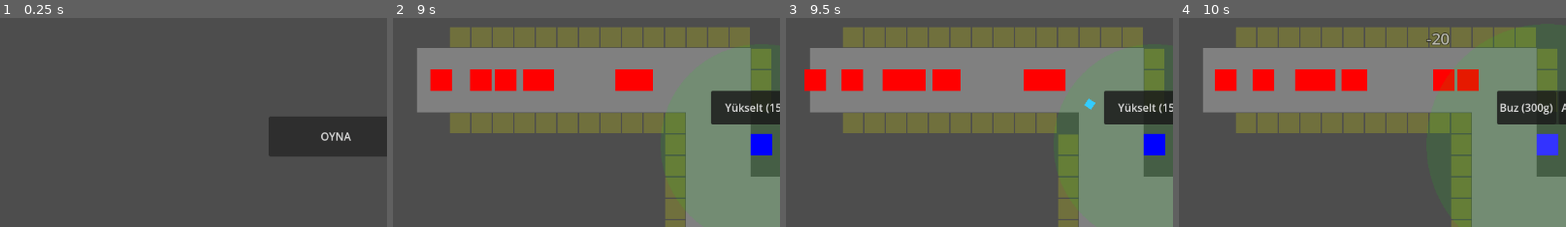
Above: before the commit, frames 1-4 (left to right).
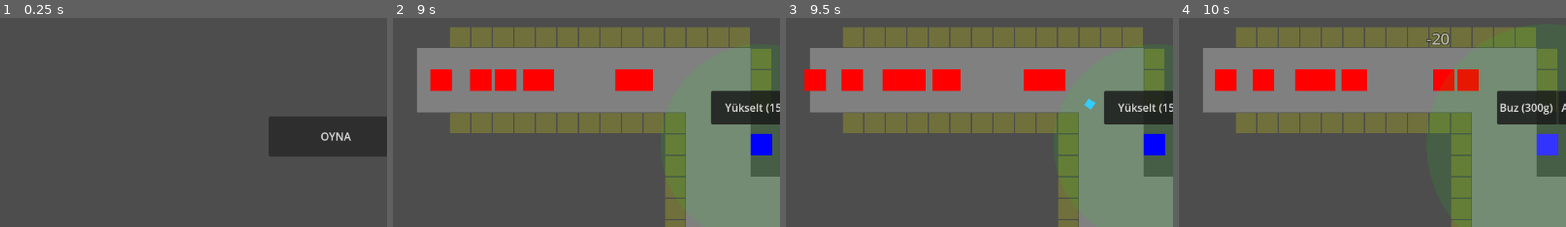
Above: after the commit, the same moments.

Repository: caanersen/TowerDefanse
Game: Godot game, scene res://_Project/Scenes/UI/MainMenu.tscn
Same seed, same stepped clock (60 frames per second), same inputs: the game is played once before the commit and once after it.
Inputs (mouse positions are % of the whole screen's width and height, from its top left):
- Up to frame 1 (0.25 s): no input
- Up to frame 2 (9 s): click "OYNA" at 0.5 s; click "Level 1" at 1.25 s; click "Okçu Kulesi" at 2 s; click "Büyücü Kulesi" at 2.75 s; click "Okçu Kulesi" at 3.5 s; click "Büyücü Kulesi" at 4.25 s; click "Okçu Kulesi" at 5 s; click "Büyücü Kulesi" at 5.75 s; move the mouse to (45, 69) at 6.52 s; click (45, 69) at 6.67 s; move the mouse to (80, 64) at 7.27 s; click (80, 64) at 7.42 s; move the mouse to (20, 32) at 8.02 s; click (20, 32) at 8.17 s; move the mouse to (55, 48) at 8.77 s; click (55, 48) at 8.92 s
- Up to frame 3 (9.5 s): no input
- Up to frame 4 (10 s): click "Yükselt (150g)" at 9.5 s
The pictures show only the part of the screen within x 7-57%, y 20-70%; the shares and areas given below are measured in that part.

Frames 1-2 are identical in both runs. In frame 3, 0.5% of the frame differs, in the area x 70-76%, y 45-56%; in frame 4, nothing differs.

Commit message:
Backup: Warg Enemy, Smart Targeting Mage, and Bug Fixes

Diff:
--- a/_Project/Scenes/Entities/Enemies/Troll.tscn
+++ b/_Project/Scenes/Entities/Enemies/Troll.tscn
@@ -9,8 +9,8 @@
 rotates = false
 loop = false
 script = ExtResource("1_script")
-speed = 50.0
-max_health = 70
+speed = 30.0
+max_health = 800
 gold_reward = 10
 
 [node name="Sprite" type="ColorRect" parent="."]
--- /dev/null
+++ b/_Project/Scenes/Entities/Enemies/Warg.tscn
@@ -0,0 +1,26 @@
+[gd_scene load_steps=3 format=3 uid="uid://warg_enemy"]
+
+[ext_resource type="Script" path="res://_Project/Scripts/Entities/BaseEnemy.gd" id="1_script"]
+
+[sub_resource type="RectangleShape2D" id="RectangleShape2D_warg"]
+size = Vector2(40, 24)
+
+[node name="Warg" type="PathFollow2D"]
+rotates = false
+loop = false
+script = ExtResource("1_script")
+speed = 90.0
+max_health = 400
+gold_reward = 15
+
+[node name="Sprite" type="ColorRect" parent="."]
+offset_left = -20.0
+offset_top = -12.0
+offset_right = 20.0
+offset_bottom = 12.0
+color = Color(0.6, 0.4, 0.2, 1)
+
+[node name="Area2D" type="Area2D" parent="."]
+
+[node name="CollisionShape2D" type="CollisionShape2D" parent="Area2D"]
+shape = SubResource("RectangleShape2D_warg")
--- a/_Project/Scripts/Entities/BaseEnemy.gd
+++ b/_Project/Scripts/Entities/BaseEnemy.gd
@@ -86,10 +86,10 @@
 	get_tree().root.add_child(label)
 
 	# Basit tween animasyonu (Yukarı çık ve kaybol)
-	var tween = create_tween()
+	# Label Root'a ekli olduğu için, Tween'i Label üzerinden oluşturmalıyız.
+	# Enemy (self) ölürse, self'e bağlı Tween de ölür.
+	var tween = label.create_tween()
 	tween.tween_property(label, "position", label.position + Vector2(0, -50), 1.0)
-	tween.parallel().tween_property(label, "modulate:a", 0.0, 1.0)
-	tween.tween_callback(label.queue_free)
 	tween.parallel().tween_property(label, "modulate:a", 0.0, 1.0)
 	tween.tween_callback(label.queue_free)
 
--- a/_Project/Scripts/Entities/BaseTower.gd
+++ b/_Project/Scripts/Entities/BaseTower.gd
@@ -86,6 +86,10 @@
 	enemies_in_range = enemies_in_range.filter(func(e): return is_instance_valid(e))
 
 	for enemy in enemies_in_range:
+		# Extra mesafe kontrolü (Area2D bazen kaçırabilir)
+		if global_position.distance_to(enemy.global_position) > attack_range + 50.0:
+			continue
+
 		if enemy.progress > max_progress:
 			max_progress = enemy.progress
 			best_target = enemy
@@ -98,7 +102,7 @@
 		if projectile_scene:
 			var projectile = projectile_scene.instantiate()
 			projectile.global_position = global_position
-			get_tree().root.add_child(projectile)
+			get_tree().current_scene.add_child(projectile)
 			projectile.initialize(target, damage)
 		else:
 			target.take_damage(damage)
--- a/_Project/Scripts/Entities/Towers/MageTower.gd
+++ b/_Project/Scripts/Entities/Towers/MageTower.gd
@@ -50,12 +50,72 @@
 
 	update_range_shape()
 
+# MageTower'a özel hedef seçme mantığı
+func _find_new_target() -> void:
+	# Listeyi güncelle ve temizle
+	enemies_in_range = enemies_in_range.filter(func(e): return is_instance_valid(e))
+
+	if enemies_in_range.is_empty():
+		target = null
+		return
+
+	# 1. Öncelik: Etkilenmemiş en öndeki düşman
+	var best_clean_target: BaseEnemy = null
+	var max_clean_progress: float = -1.0
+
+	# 2. Öncelik: Hepsi etkilenmişse en öndeki herhangi biri
+	var best_any_target: BaseEnemy = null
+	var max_any_progress: float = -1.0
+
+	for enemy in enemies_in_range:
+		# Mesafe kontrolü
+		if global_position.distance_to(enemy.global_position) > attack_range + 50.0:
+			continue
+
+		var has_effect = false
+		if element_type == 1: # ICE
+			has_effect = enemy.is_slowed
+		elif element_type == 2: # FIRE
+			has_effect = enemy.is_burning
+
+		# En öndekini takip et (Herkes için)
+		if enemy.progress > max_any_progress:
+			max_any_progress = enemy.progress
+			best_any_target = enemy
+
+		# Etkilenmemişse ayrıca takip et
+		if not has_effect:
+			if enemy.progress > max_clean_progress:
+				max_clean_progress = enemy.progress
+				best_clean_target = enemy
+
+	# Eğer etkilenmemiş bir aday varsa onu seç, yoksa en öndekini seç
+	if best_clean_target:
+		target = best_clean_target
+	else:
+		target = best_any_target
+
+# Her karede hedefi kontrol et: Eğer hedef zaten ekilendiyse ve başka aday varsa değiştirmek isteyebiliriz.
+func _process(delta: float) -> void:
+	if target and is_instance_valid(target):
+		var should_switch = false
+		if element_type == 1 and target.is_slowed: should_switch = true
+		elif element_type == 2 and target.is_burning: should_switch = true
+
+		# Eğer hedef zaten etkilenmişse, hedefi bırak.
+		# BaseTower._process içindeki _find_new_target çağrısı (super._process ile veya sonraki karede)
+		# "temiz" bir hedef bulmaya çalışacak.
+		if should_switch:
+			target = null
+
+	super._process(delta)
+
 func _attack() -> void:
 	if not target or not is_instance_valid(target): return
 
 	if projectile_scene:
 		var proj = projectile_scene.instantiate()
-		get_parent().add_child(proj)
+		get_tree().current_scene.add_child(proj) # Parent fix
 		proj.global_position = global_position
 
 		proj.initialize(target, damage)
@@ -64,7 +124,7 @@
 		if element_type == 1: # ICE
 			proj.effect_type = 1
 			proj.effect_value = 0.5 # %50 Hız
-			proj.effect_duration = 3.0
+			proj.effect_duration = 3.0 # Geri alındı (7s -> 3s)
 			print("Mage fired ICE missile")
 		elif element_type == 2: # FIRE
 			proj.effect_type = 2
--- a/_Project/Scripts/Game/LevelController.gd
+++ b/_Project/Scripts/Game/LevelController.gd
@@ -339,6 +339,7 @@
 		# Kule engeli kontrolü (Visual sadece)
 		var is_blocked = false
 		for tower in towers_container.get_children():
+			if not tower is BaseTower: continue
 			if tower.position.distance_to(cell_pos) < 64.0:
 				is_blocked = true
 				break
--- a/_Project/Scripts/Game/WaveManager.gd
+++ b/_Project/Scripts/Game/WaveManager.gd
@@ -6,6 +6,8 @@
 
 @export var goblin_scene: PackedScene
 @export var troll_scene: PackedScene
+@export var warg_scene: PackedScene # Editor'den atanamazsa initialize'da yüklenir
+
 # Export artık gerekli değil veya boş olabilir, initialize ile atanacak
 var spawn_path: Path2D
 
@@ -24,6 +26,8 @@
 
 func initialize(path_node: Path2D) -> void:
 	spawn_path = path_node
+	if warg_scene == null:
+		warg_scene = load("res://_Project/Scenes/Entities/Enemies/Warg.tscn")
 	print("WaveManager initialized with path.")
 
 func start_next_wave() -> void:
@@ -31,7 +35,7 @@
 	var base_count = 10
 	# Formül: Linear Scaling. Her wave +5 düşman.
 	# Wave 1: 10, Wave 2: 15, ..., Wave 10: 55
-	enemies_to_spawn = 10 + (current_wave - 1) * 5
+	enemies_to_spawn = base_count + (current_wave - 1) * 5
 
 	emit_signal("wave_started", current_wave)
 	print("Wave ", current_wave, " started! Enemies: ", enemies_to_spawn)
@@ -44,10 +48,31 @@
 
 	var enemy_instance
 
-	if current_wave == 10 and enemies_to_spawn <= 2:
-		enemy_instance = troll_scene.instantiate()
-		print("Spawning Troll!")
+	# WAVE LOGIC
+	if current_wave == 10:
+		# BOSS WAVE
+		if enemies_to_spawn <= 5: # Son 5 düşman Troll
+			enemy_instance = troll_scene.instantiate()
+		else:
+			# Geri kalanı Warg sürüsü
+			enemy_instance = warg_scene.instantiate()
+
+	elif current_wave >= 8:
+		# HARD WAVES (Warg + Troll + Goblin)
+		var roll = randf()
+		if roll < 0.4: enemy_instance = warg_scene.instantiate()
+		elif roll < 0.5: enemy_instance = troll_scene.instantiate() # Nadir Troll
+		else: enemy_instance = goblin_scene.instantiate()
+
+	elif current_wave >= 5:
+		# MID WAVES (Goblin + Warg)
+		if randf() < 0.3: # %30 Warg
+			enemy_instance = warg_scene.instantiate()
+		else:
+			enemy_instance = goblin_scene.instantiate()
+
 	else:
+		# EASY WAVES
 		enemy_instance = goblin_scene.instantiate()
 
 	if enemy_instance:
